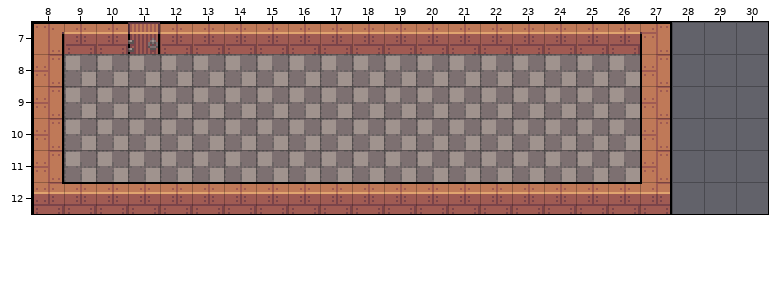
Two states of a Tiled map, assets/maps/corridoio.tmx. The first picture shows the starting point.
Cells are 16x16 px. Shown: x 8..30, y 7..12.
After the commit:
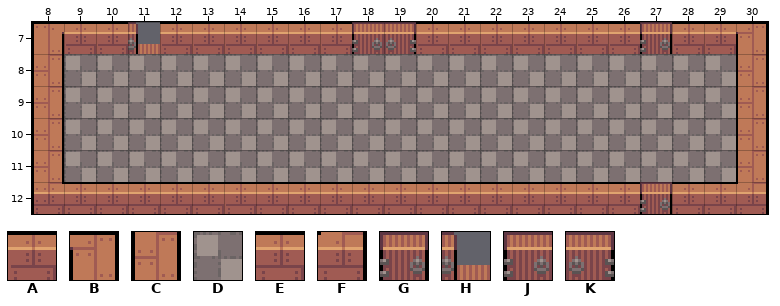
Key: from "CustomTileset": A 1, B 2, C 8, D 9, E 17, F 18, G 34, H 35, J 38, K 38 flipped left-right.
_ is an empty cell, # one hidden under a higher layer.
Edits made:
Layer "pavimento":
y 7: x 11 # -> _
y 8..11: x 28..29 __ -> DD
Layer "collisioni":
y 7: x 11 G -> H; x 18..19 AA -> JK; x 27..30 B___ -> GAAB
y 8..11: x 27 C -> _; x 30 _ -> C
y 12: x 27..30 F___ -> GEEF
Boxes around the changes in both pictures, in picture pixels (x1, y1, x2, y2):
changed: (128, 22, 160, 54)
changed: (352, 22, 416, 54)
changed: (640, 22, 768, 214)
